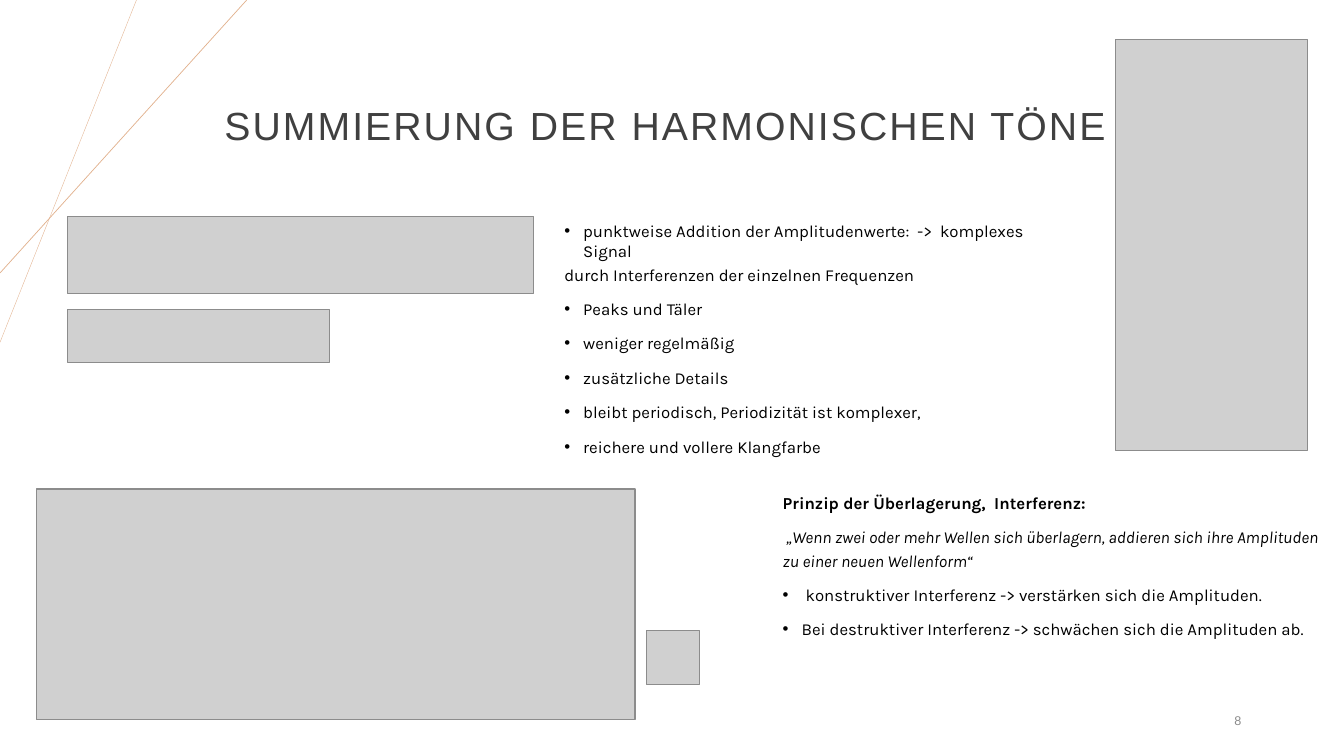
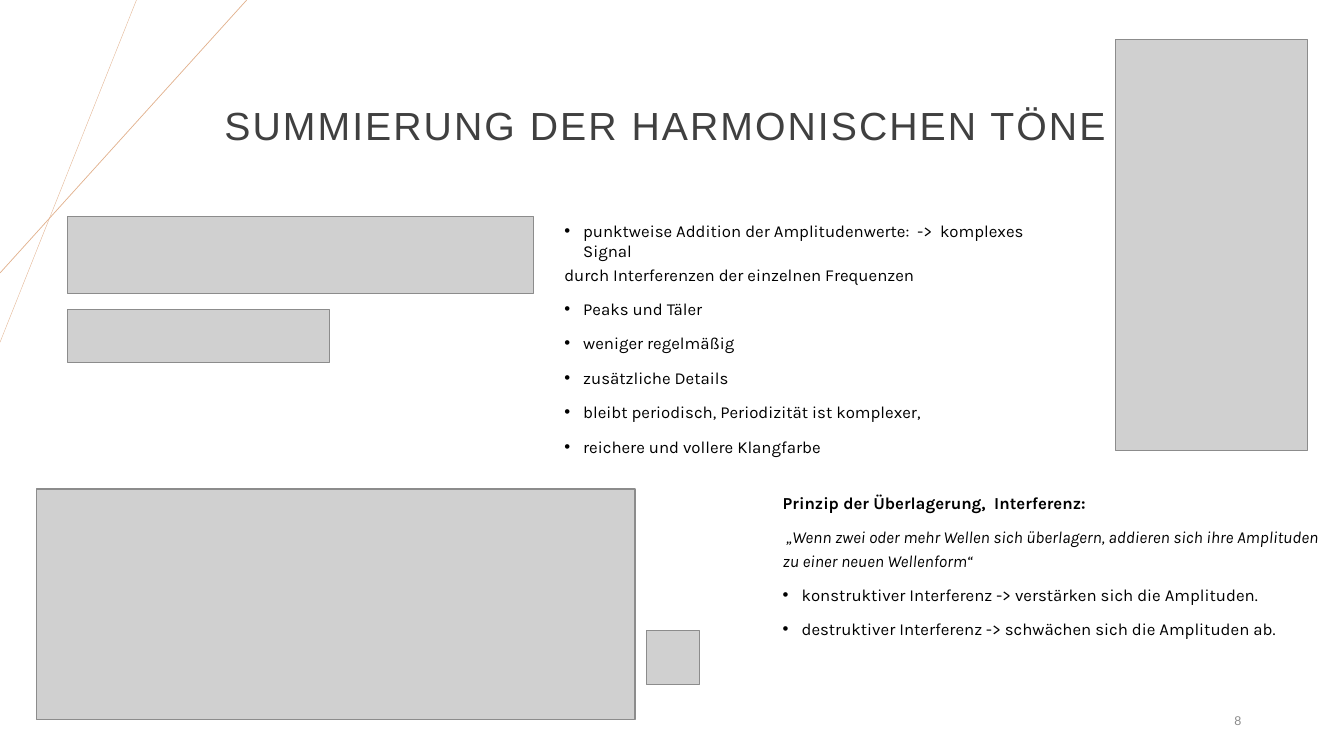
Before and after one commit to JoHoppe/LaborSprache, a slide deck: slide 8 of Digitale Sprachverarbeitung.pptx. Drawn at 1344x756 pixels with LibreOffice and Linux fonts; fonts in the diff are those of the drawing; grey boxes stand for pictures. Boxes give left, top, right and bottom in pixels: in the first picture for what was removed or moved away, otherwise in the second. Text is boxed around its words. In the diff, an @@ line names an element or a change of style, - is before the commit and + after.

Commit message:
gg

```diff
--- a/Digitale Sprachverarbeitung.pptx
+++ b/Digitale Sprachverarbeitung.pptx
@@ text at box(802, 623, 1275, 639): text changed @@
-• Bei destruktiver Interferenz -> schwächen sich die Amplituden ab.
+• destruktiver Interferenz -> schwächen sich die Amplituden ab.
```
Also in this commit, not shown: 1 other slide changed, 4 slides added, 5 slides removed.
